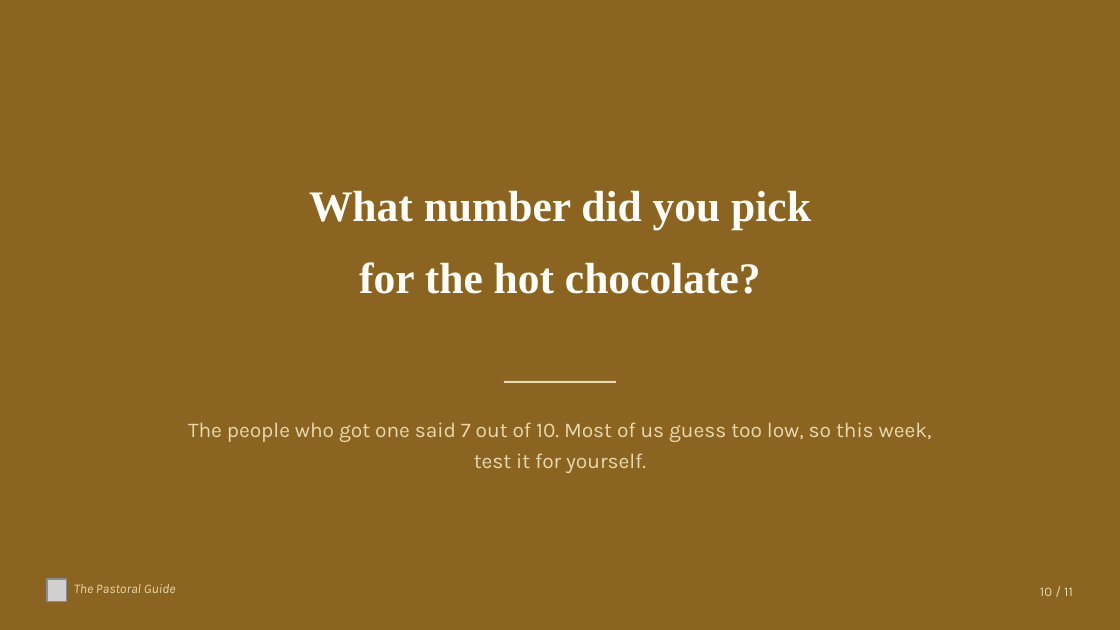
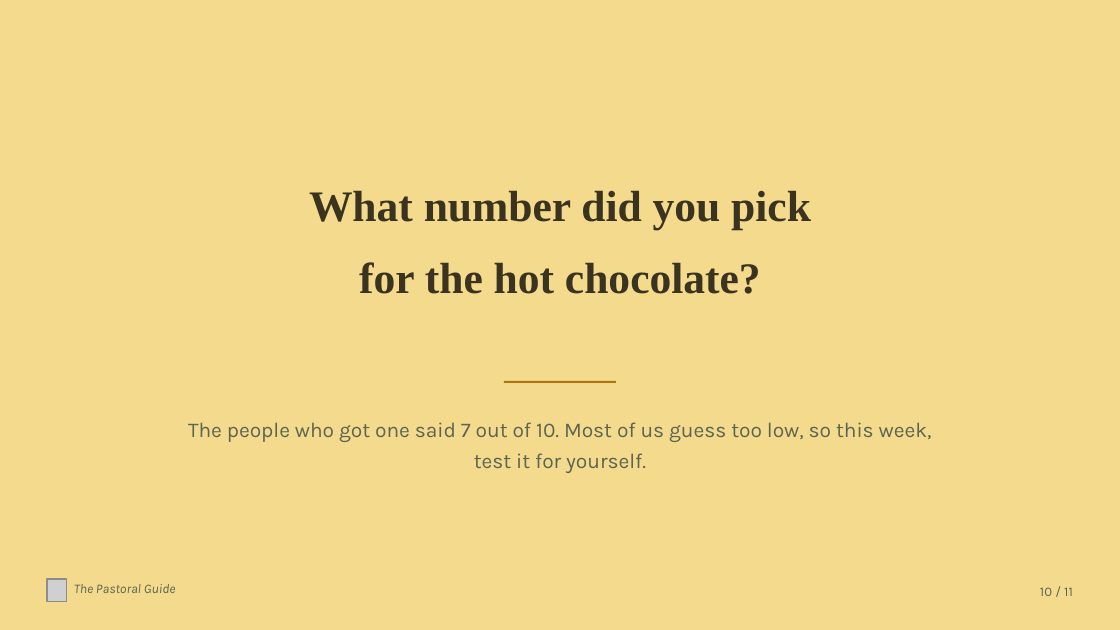
Before and after one commit to thepastoralguide/thepastoralguide.github.io, a slide deck: slide 10 of assemblies-and-events/world-kindness-day/downloads/World_Kindness_Day_Assembly.pptx. Drawn at 1120x630 pixels with LibreOffice and Linux fonts; fonts in the diff are those of the drawing; grey boxes stand for pictures. Boxes give left, top, right and bottom in pixels: in the first picture for what was removed or moved away, otherwise in the second. Text is boxed around its words. In the diff, an @@ line names an element or a change of style, - is before the commit and + after.

```diff
--- a/assemblies-and-events/world-kindness-day/downloads/World_Kindness_Day_Assembly.pptx
+++ b/assemblies-and-events/world-kindness-day/downloads/World_Kindness_Day_Assembly.pptx
@@ rectangle at (x1=0, y1=0, x2=1120, y2=629): fill #8A6420 to #F3DA8C @@
@@ text "What number did you pick" at (x1=309, y1=190, x2=811, y2=294): text colour #FFFDF7 to #3A3320 @@
@@ rectangle at (x1=504, y1=381, x2=616, y2=383): fill #EAD8AE to #A8770F @@
@@ text colour #EAD8AE to #5C6552 in 3 elements at (x1=188, y1=422, x2=932, y2=473), (x1=74, y1=584, x2=176, y2=593), (x1=1040, y1=587, x2=1073, y2=596) @@
```
Also in this commit, not shown: 10 other slides changed, 10 other files.
